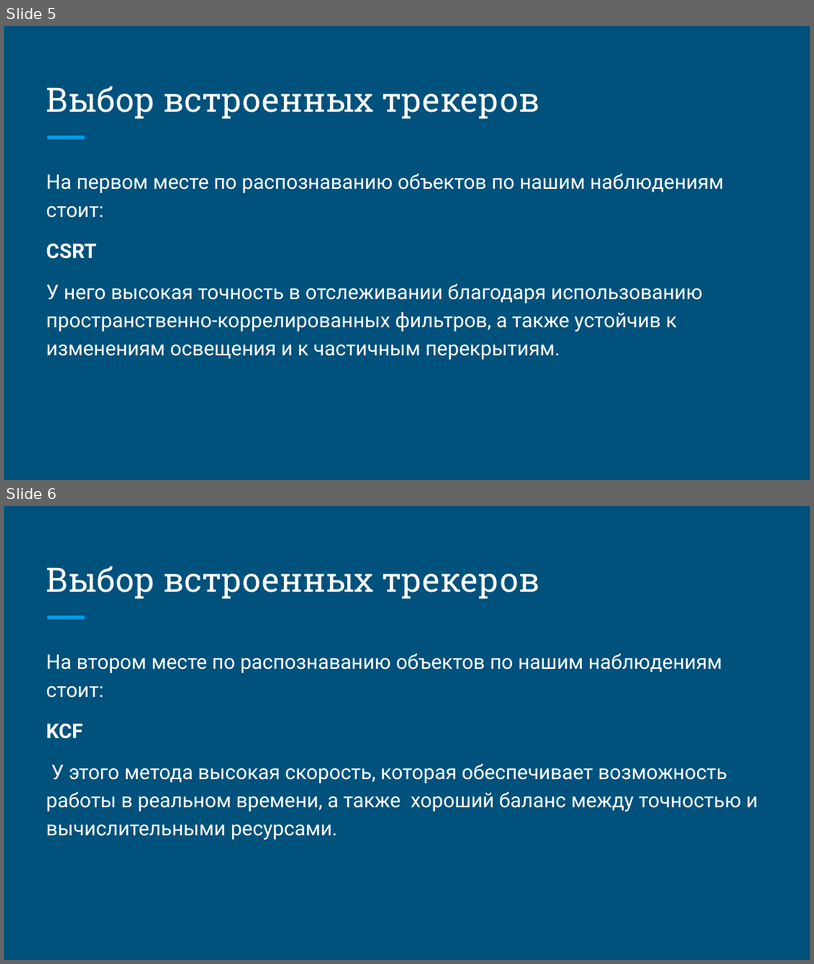
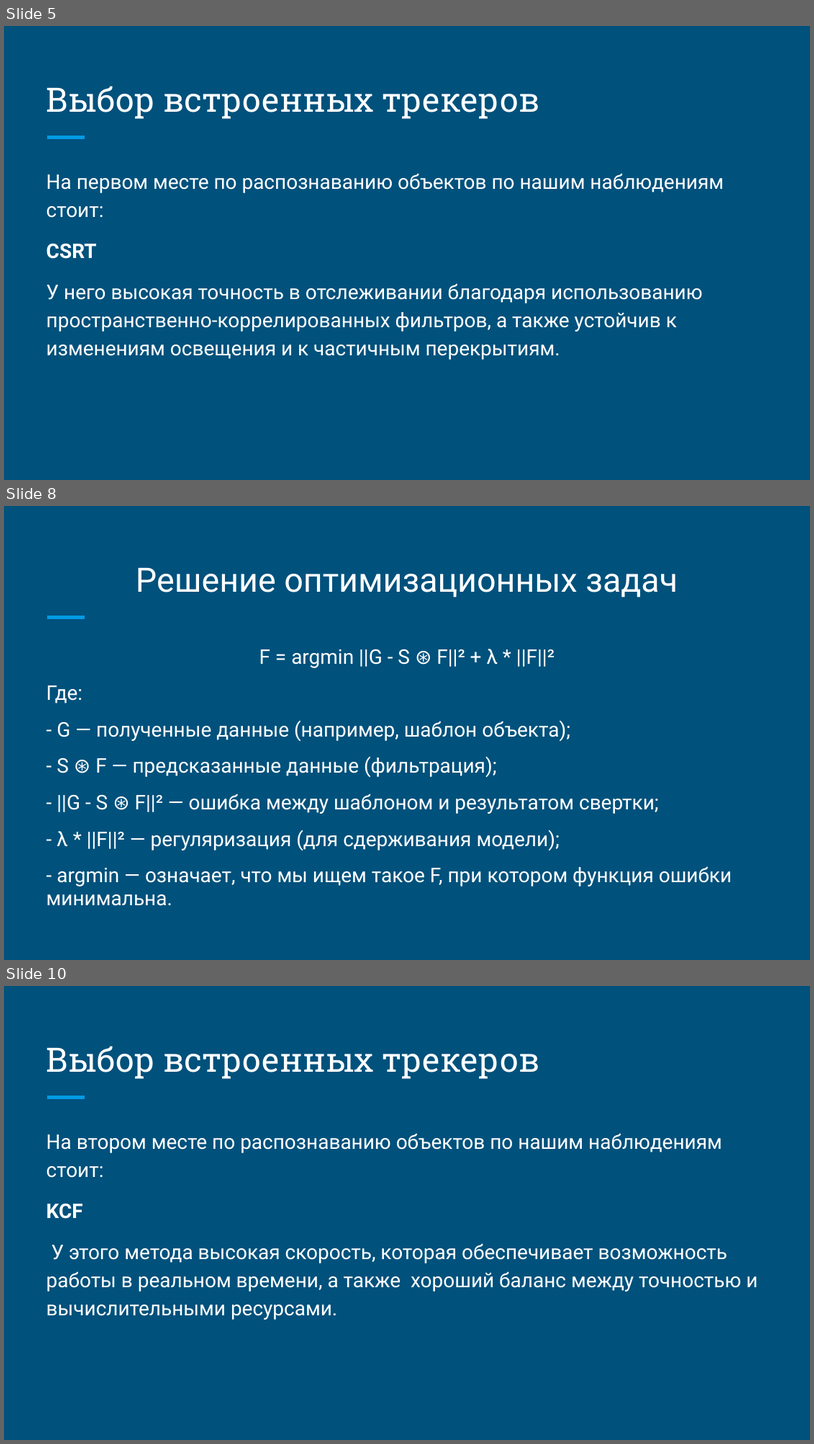
Before and after one commit to MilenNastya/Motion_Detection, a slide deck: Индивидуальное задание №1 Методы трекинга объекта.pptx. Shown one above the other, each under a label of ours: slides 5 and 6 before the commit, slides 5, 8 and 10 after it; the slides between them are not shown. The pictures are 814x964 and 814x1444 pixels, drawn with LibreOffice and Linux fonts; fonts in the diff are those of the drawing. Boxes give left, top, right and bottom in pixels: in the first picture for what was removed or moved away, otherwise in the second. Text is boxed around its words. In the diff, an @@ line names an element or a change of style, - is before the commit and + after.

```diff
--- a/Индивидуальное задание №1 Методы трекинга объекта.pptx
+++ b/Индивидуальное задание №1 Методы трекинга объекта.pptx
@@ slide 8 added at (4,506,810,960), background #00517C; not listed: 1 template element that a slide beside it also shows @@
@@ title added at (136,567,678,597), 30 pt, text #FFFFFF @@
+Решение оптимизационных задач
@@ text added at (46,649,732,906), 18 pt, text #FFFFFF @@
+F = argmin ||G - S ⊛ F||² + λ * ||F||²
+Где:
+- G — полученные данные (например, шаблон объекта);
+- S ⊛ F — предсказанные данные (фильтрация);
+- ||G - S ⊛ F||² — ошибка между шаблоном и результатом свертки;
+- λ * ||F||² — регуляризация (для сдерживания модели);
+- argmin — означает, что мы ищем такое F, при котором функция ошибки минимальна.
@@ what was slide 6 is now slide 10 @@
```
Also in this commit, not shown: 2 slides changed, 9 other slides added.
